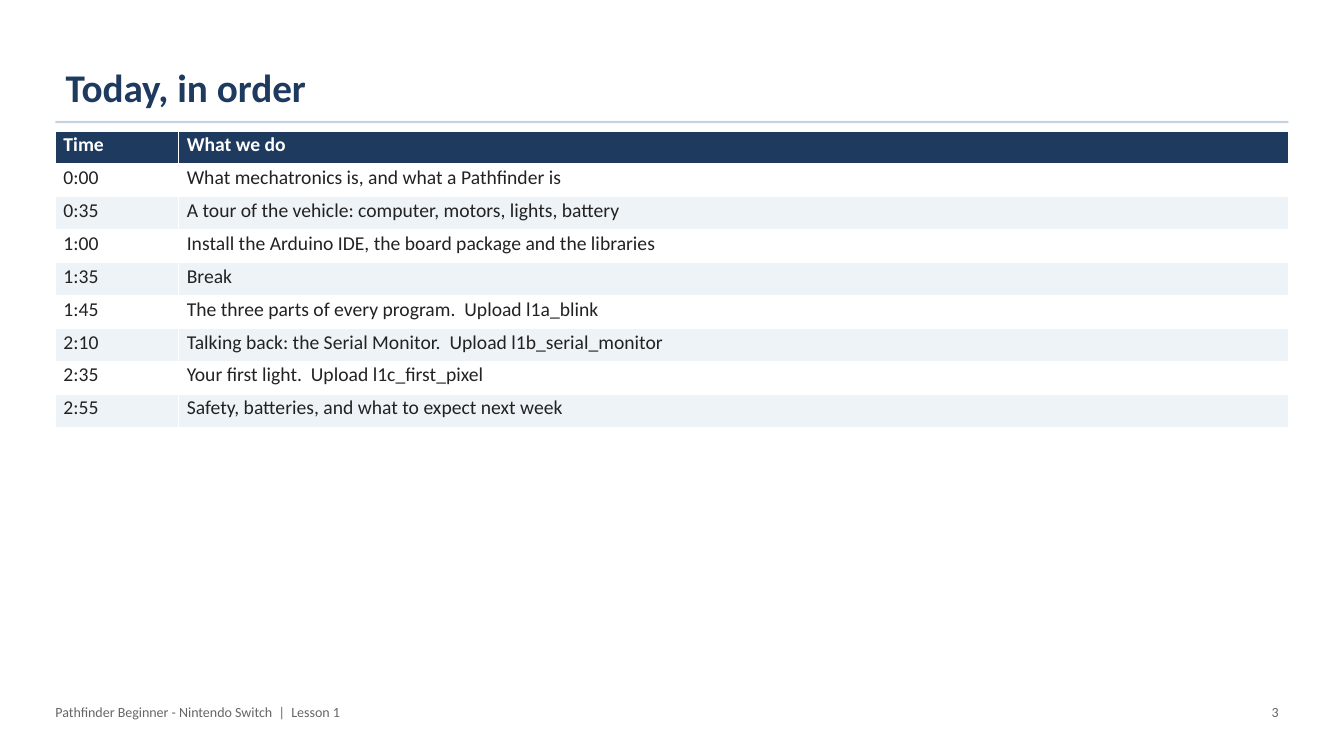
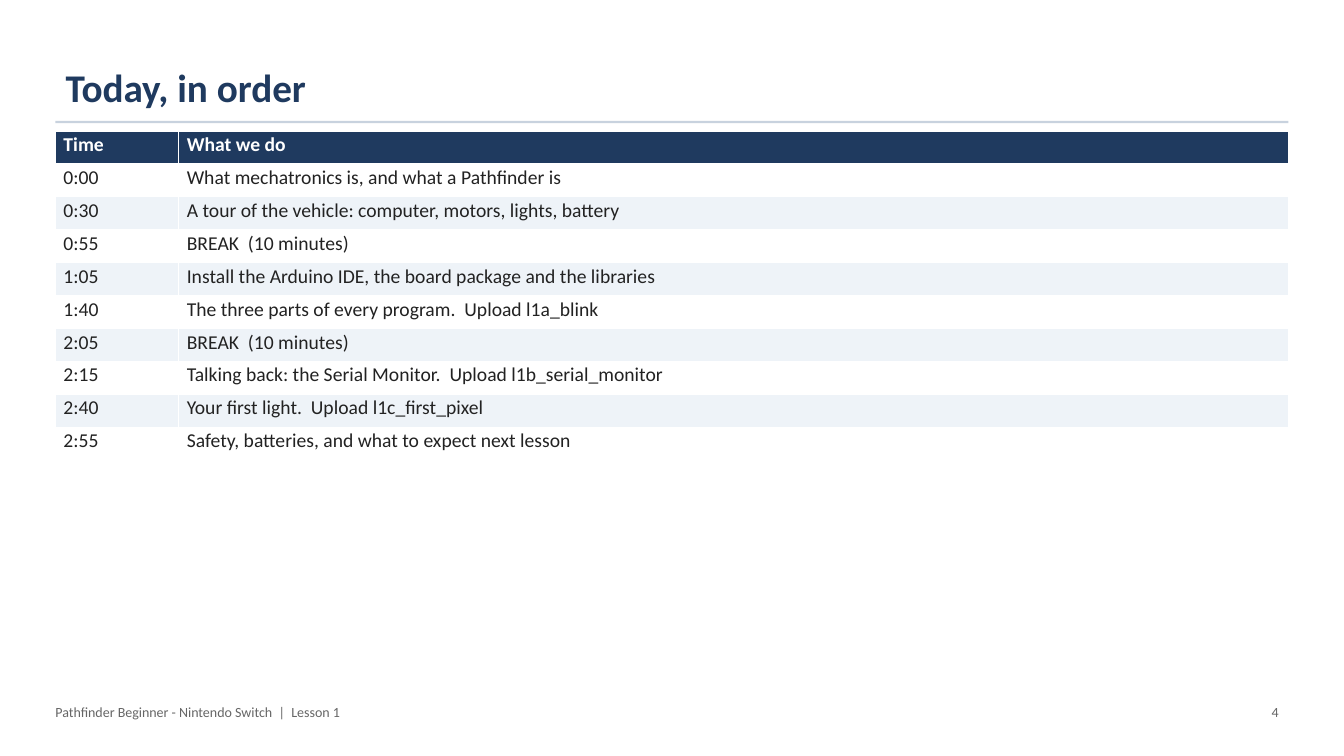
Before and after one commit to PorpoiseRobotics/porpoise-robotics, a slide deck: slide 5 of ground-vehicle/docs/courses/beginner-switch/l1_introduction.pptx (slide 4 before the commit). Drawn at 1344x756 pixels with LibreOffice and Linux fonts; fonts in the diff are those of the drawing. Boxes give left, top, right and bottom in pixels: in the first picture for what was removed or moved away, otherwise in the second. Text is boxed around its words. In the diff, an @@ line names an element or a change of style, - is before the commit and + after.

```diff
--- a/ground-vehicle/docs/courses/beginner-switch/l1_introduction.pptx
+++ b/ground-vehicle/docs/courses/beginner-switch/l1_introduction.pptx
@@ table at bbox=[55, 131, 1289, 460] @@
-row 3: 0:35 | A tour of the vehicle: computer, motors, lights, battery
-row 4: 1:00 | Install the Arduino IDE, the board package and the libraries
-row 5: 1:35 | Break
-row 6: 1:45 | The three parts of every program. Upload l1a_blink
-row 7: 2:10 | Talking back: the Serial Monitor. Upload l1b_serial_monitor
-row 8: 2:35 | Your first light. Upload l1c_first_pixel
-row 9: 2:55 | Safety, batteries, and what to expect next week
+row 3: 0:30 | A tour of the vehicle: computer, motors, lights, battery
+row 4: 0:55 | BREAK (10 minutes)
+row 5: 1:05 | Install the Arduino IDE, the board package and the libraries
+row 6: 1:40 | The three parts of every program. Upload l1a_blink
+row 7: 2:05 | BREAK (10 minutes)
+row 8: 2:15 | Talking back: the Serial Monitor. Upload l1b_serial_monitor
+row 9: 2:40 | Your first light. Upload l1c_first_pixel
+row 10: 2:55 | Safety, batteries, and what to expect next lesson
@@ text at bbox=[1272, 708, 1279, 717]: text changed @@
-3
+4
```
Also in this commit, not shown: 34 other slides changed, 14 slides added, 1 slide removed, 33 other files.
